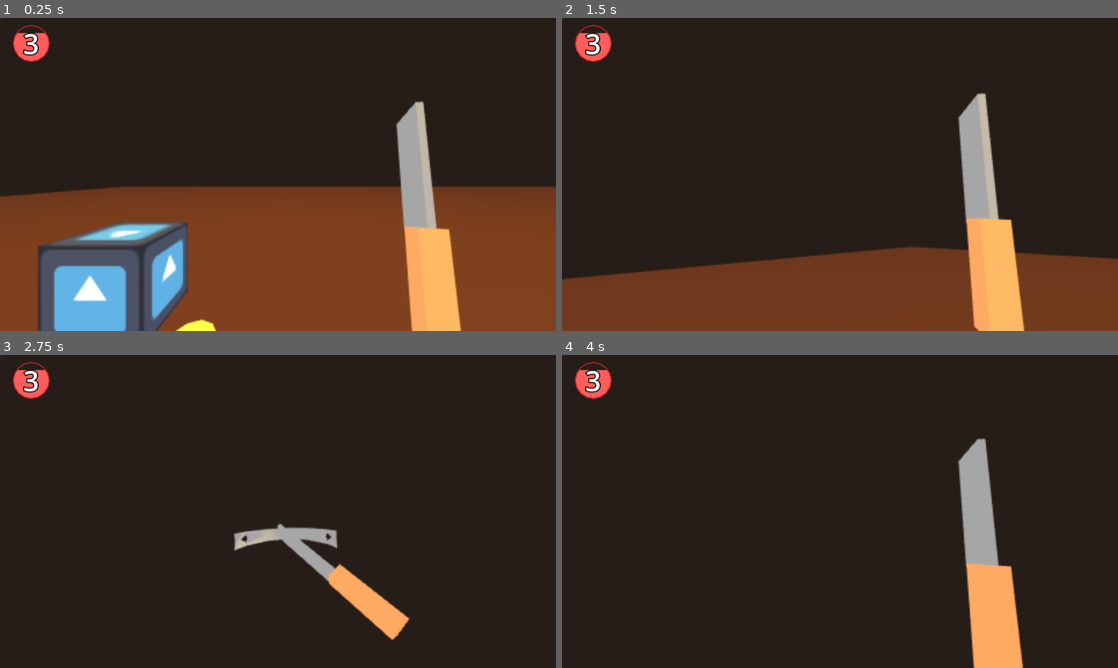
Above: before the commit, frames 1-4 (two rows, left to right).
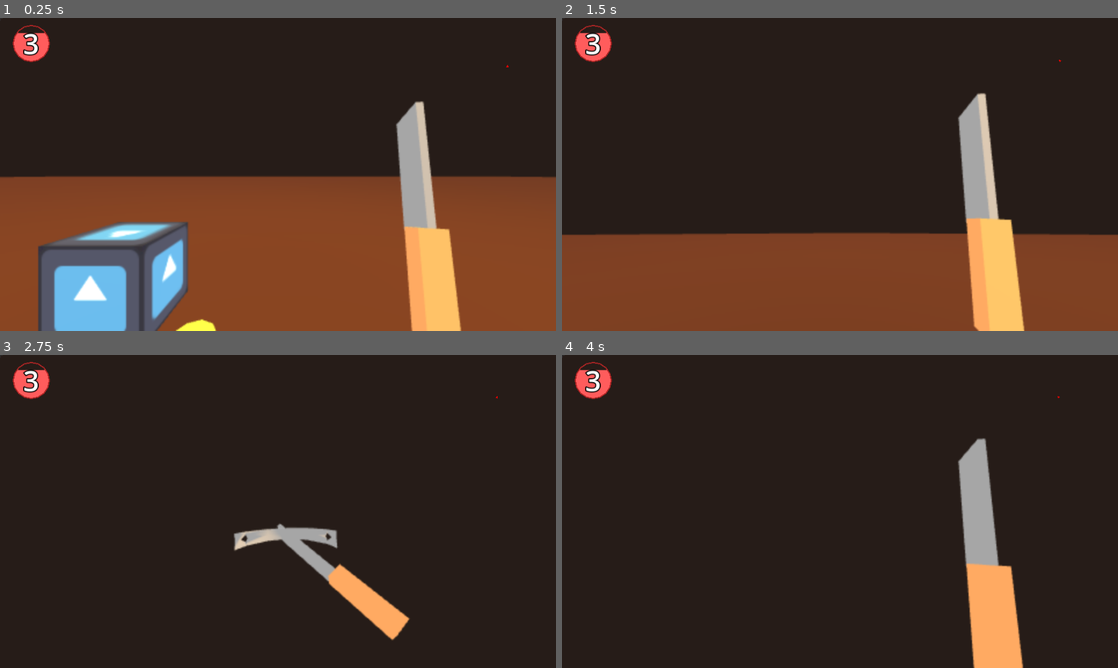
Above: after the commit, the same moments.

Repository: Evan4ik/ROOTCELLAR
Game: Godot game, scene res://scenes/world.tscn
Same seed, same stepped clock (60 frames per second), same inputs: the game is played once before the commit and once after it. The engine's default icon, where the game draws it, is replaced by a stand-in: a white triangle on a blue panel in a dark square.
Inputs (mouse positions are in pixels of both pictures, inside the frame that each line leads up to):
- Up to frame 1 (0.25 s): no input
- Up to frame 2 (1.5 s): tap Enter at 0.5 s; move the mouse to (962, 158) at 0.52 s; press the mouse at (962, 158) at 0.53 s; hold D (right) 0.53-1.28 s; right-click (962, 158) at 0.8 s; move the mouse to (812, 174) at 1.27 s; release the mouse at (812, 174) at 1.28 s; hold Up (ui_up) from 1.28 s (still down); right-click (812, 174) at 1.35 s
- Up to frame 3 (2.75 s): keep holding Up (ui_up); tap E (pickup) at 1.55, 2.1 s; move the mouse to (289, 505) at 2.02 s; press the mouse at (289, 505) at 2.03 s
- Up to frame 4 (4 s): keep holding Up (ui_up); move the mouse to (834, 517) at 2.77 s; release the mouse at (834, 517) at 2.78 s; click (834, 517) at 2.85 s; right-click (834, 517) at 3.05 s; tap Space at 3.5 s; move the mouse to (878, 514) at 3.52 s; hold Right mouse button (grab) from 3.53 s (still down); tap E (pickup) at 3.8 s

The runs differ from the first frame. In frame 1, 4.0% of the frame differs, in the area x 0-100%, y 14-100%; in frame 2, 8.0%, in the area x 0-100%, y 13-84%; in frame 3, less than 0.1%; in frame 4, less than 0.1%.

Commit message:
dungeon basics

Diff:
--- a/project.godot
+++ b/project.godot
@@ -97,6 +97,7 @@
 
 [layer_names]
 
+3d_render/layer_10="dungeonmap"
 3d_physics/layer_1="main"
 3d_physics/layer_2="weapon/enemey"
 
--- a/scenes/brick.tscn
+++ b/scenes/brick.tscn
@@ -1,5 +1,21 @@
-[gd_scene format=3 uid="uid://d2v76qhbbsk7r"]
+[gd_scene load_steps=4 format=3 uid="uid://d2v76qhbbsk7r"]
 
-[node name="brick" type="CSGBox3D"]
-use_collision = true
-size = Vector3(1, 2.53955, 1)
+[sub_resource type="StandardMaterial3D" id="StandardMaterial3D_jurt7"]
+albedo_color = Color(0.31670618, 0.15726607, 0.04588067, 1)
+
+[sub_resource type="BoxMesh" id="BoxMesh_jurt7"]
+
+[sub_resource type="BoxShape3D" id="BoxShape3D_5l4w1"]
+
+[node name="brick" type="StaticBody3D"]
+
+[node name="mesh" type="MeshInstance3D" parent="."]
+transform = Transform3D(1, 0, 0, 0, 1.66, 0, 0, 0, 1, 0, 0, 0)
+layers = 515
+material_override = SubResource("StandardMaterial3D_jurt7")
+mesh = SubResource("BoxMesh_jurt7")
+skeleton = NodePath("")
+
+[node name="coll" type="CollisionShape3D" parent="."]
+transform = Transform3D(0.8, 0, 0, 0, 1.66, 0, 0, 0, 0.8, 0, 0, 0)
+shape = SubResource("BoxShape3D_5l4w1")
--- /dev/null
+++ b/scenes/exit.tscn
@@ -0,0 +1,42 @@
+[gd_scene load_steps=7 format=3 uid="uid://bxx3x5pagmgq8"]
+
+[sub_resource type="StandardMaterial3D" id="StandardMaterial3D_38eme"]
+albedo_color = Color(0.49321133, 0.283146, 0.15254092, 1)
+
+[sub_resource type="BoxMesh" id="BoxMesh_l0aq0"]
+
+[sub_resource type="StandardMaterial3D" id="StandardMaterial3D_uyw7u"]
+
+[sub_resource type="BoxShape3D" id="BoxShape3D_38eme"]
+size = Vector3(1, 0.22988892, 1)
+
+[sub_resource type="StandardMaterial3D" id="StandardMaterial3D_l0aq0"]
+shading_mode = 0
+albedo_color = Color(0, 0.44960213, 1, 1)
+
+[sub_resource type="SphereMesh" id="SphereMesh_uyw7u"]
+
+[node name="exit" type="Node3D"]
+
+[node name="exit" type="MeshInstance3D" parent="."]
+transform = Transform3D(1, 0, 0, 0, 0.06426054, 0, 0, 0, 1, 0, 0, 0)
+material_override = SubResource("StandardMaterial3D_38eme")
+mesh = SubResource("BoxMesh_l0aq0")
+
+[node name="exit2" type="MeshInstance3D" parent="exit"]
+transform = Transform3D(1.032, 0, 0, 0, 0.453, 0, 0, 0, 1.032, 0, 0, 0)
+material_override = SubResource("StandardMaterial3D_uyw7u")
+mesh = SubResource("BoxMesh_l0aq0")
+skeleton = NodePath("../..")
+
+[node name="exitarea" type="Area3D" parent="."]
+
+[node name="CollisionShape3D" type="CollisionShape3D" parent="exitarea"]
+transform = Transform3D(1, 0, 0, 0, 1, 0, 0, 0, 1, 0, 0.035995483, 0)
+shape = SubResource("BoxShape3D_38eme")
+
+[node name="mapmarker" type="MeshInstance3D" parent="."]
+transform = Transform3D(1.0578482, 0, 0, 0, 1.0578482, 0, 0, 0, 1.0578482, 0, 12.320752, 0)
+layers = 512
+material_override = SubResource("StandardMaterial3D_l0aq0")
+mesh = SubResource("SphereMesh_uyw7u")
--- a/scenes/player.tscn
+++ b/scenes/player.tscn
@@ -8,6 +8,12 @@
 [sub_resource type="CapsuleShape3D" id="CapsuleShape3D_g2els"]
 radius = 0.737021
 height = 2.38792
+
+[sub_resource type="StandardMaterial3D" id="StandardMaterial3D_g2els"]
+shading_mode = 0
+albedo_color = Color(1, 0, 0, 1)
+
+[sub_resource type="PrismMesh" id="PrismMesh_g2els"]
 
 [node name="player" type="CharacterBody3D" groups=["player"]]
 script = ExtResource("1_3vyb7")
@@ -32,6 +38,7 @@
 
 [node name="camera" type="Camera3D" parent="cameraviewport/viewport"]
 transform = Transform3D(1, 0, 0, 0, 1, 0, 0, 0, 1, 0, 0.4, 0)
+cull_mask = 1048063
 far = 400.0
 
 [node name="camray" type="RayCast3D" parent="cameraviewport/viewport/camera"]
@@ -55,3 +62,9 @@
 
 [node name="CollisionShape3D" type="CollisionShape3D" parent="player"]
 shape = SubResource("CapsuleShape3D_g2els")
+
+[node name="mapmaker" type="MeshInstance3D" parent="."]
+transform = Transform3D(1.74, 0, 0, 0, -7.6057816e-08, 0.48736838, 0, -1.74, -2.130355e-08, 0, 1.0825157, 0)
+layers = 512
+material_override = SubResource("StandardMaterial3D_g2els")
+mesh = SubResource("PrismMesh_g2els")
--- a/scenes/world.tscn
+++ b/scenes/world.tscn
@@ -15,6 +15,7 @@
 [ext_resource type="PackedScene" uid="uid://cpbebyr1751ug" path="res://scenes/food/bottledwater.tscn" id="13_jhx03"]
 [ext_resource type="PackedScene" uid="uid://dggw0xtnul7do" path="res://scenes/food/potatoe.tscn" id="14_o8fc1"]
 [ext_resource type="PackedScene" uid="uid://brjwm3hyyfqtb" path="res://scenes/food/pumpkin.tscn" id="15_xo05s"]
+[ext_resource type="PackedScene" uid="uid://bxx3x5pagmgq8" path="res://scenes/exit.tscn" id="16_dss4m"]
 
 [sub_resource type="StandardMaterial3D" id="StandardMaterial3D_e3hyu"]
 albedo_color = Color(0.323495, 0.163479, 0.0957959, 1)
@@ -202,6 +203,9 @@
 shadow_offset = Vector2(1, 1)
 anti_aliasing = false
 
+[sub_resource type="ViewportTexture" id="ViewportTexture_dss4m"]
+viewport_path = NodePath("ui/map/viewport")
+
 [node name="World" type="Node3D"]
 
 [node name="player" parent="." instance=ExtResource("1_nnsk1")]
@@ -209,10 +213,10 @@
 hp = 3
 
 [node name="CSGBox3D" type="CSGBox3D" parent="."]
-transform = Transform3D(1, 0, 0, 0, 1, 0, 0, 0, 1, 19.0074, -0.751836, 14.9399)
+transform = Transform3D(2, 0, 0, 0, 1, 0, 0, 0, 2, 0.05299759, -0.751836, 0.15437031)
 material_override = SubResource("StandardMaterial3D_e3hyu")
 use_collision = true
-size = Vector3(73.0851, 0.135, 76.6424)
+size = Vector3(150, 0.135, 150)
 
 [node name="WorldEnvironment" type="WorldEnvironment" parent="."]
 environment = SubResource("Environment_nnsk1")
@@ -392,34 +396,52 @@
 offset_bottom = 67.0
 theme_override_styles/panel = SubResource("StyleBoxFlat_7r4gi")
 
-[node name="foodobj" parent="." instance=ExtResource("9_7r4gi")]
-transform = Transform3D(1, 0, 0, 0, 1, 0, 0, 0, 1, -0.838176, -0.550456, -0.356176)
+[node name="map" type="Sprite2D" parent="ui"]
+position = Vector2(876, 83)
+scale = Vector2(0.295, 0.295)
+texture = SubResource("ViewportTexture_dss4m")
+
+[node name="viewport" type="SubViewport" parent="ui/map"]
+transparent_bg = true
+
+[node name="mapcam" type="Camera3D" parent="ui/map/viewport"]
+transform = Transform3D(1, 0, 0, 0, -4.371139e-08, 1, 0, -1, -4.371139e-08, 0, 10.975813, 0)
+cull_mask = 512
+projection = 1
+size = 62.875
 
 [node name="enemy" parent="." instance=ExtResource("10_w7kh3")]
 transform = Transform3D(1, 0, 0, 0, 1, 0, 0, 0, 1, -1.41479, -0.27058, -2.20718)
 
 [node name="map" type="Node3D" parent="."]
-transform = Transform3D(0.046, 0, 0, 0, 0.03, 0, 0, 0, 0.046, 0, 0, 0)
 script = ExtResource("12_q5onr")
 
-[node name="sprite" type="Sprite3D" parent="map"]
-transform = Transform3D(10, 0, 0, 0, 10, 0, 0, 0, 10, 5.49, 5, 0.651)
-billboard = 1
-
-[node name="OmniLight3D" type="OmniLight3D" parent="map"]
-transform = Transform3D(20, 0, 0, 0, 20, 0, 0, 0, 20, 10.6058, 232.172, 9.75889)
+[node name="foodobj" parent="map" instance=ExtResource("9_7r4gi")]
+transform = Transform3D(1, 0, 0, 0, 1, 0, 0, 0, 1, -0.838176, -0.550456, -0.356176)
+
+[node name="foodobj2" parent="map" instance=ExtResource("12_jhx03")]
+transform = Transform3D(1, 0, 0, 0, 1, 0, 0, 0, 1, -0.661322, -0.464836, -0.631068)
+
+[node name="foodobj3" parent="map" instance=ExtResource("13_jhx03")]
+transform = Transform3D(1, 0, 0, 0, 1, 0, 0, 0, 1, -0.211889, -0.372777, -0.877973)
+
+[node name="foodobj4" parent="map" instance=ExtResource("14_o8fc1")]
+transform = Transform3D(1, 0, 0, 0, 1, 0, 0, 0, 1, -0.48961, -0.48286, -1.4065)
+
+[node name="foodobj5" parent="map" instance=ExtResource("15_xo05s")]
+transform = Transform3D(1, 0, 0, 0, 1, 0, 0, 0, 1, -1.35098, -0.349488, 0.572285)
+
+[node name="exit" parent="map" instance=ExtResource("16_dss4m")]
+
+[node name="OmniLight3D" type="OmniLight3D" parent="."]
+transform = Transform3D(1, 0, 0, 0, 1, 0, 0, 0, 1, 0.4878668, 6.96516, 0.44890895)
 light_color = Color(1, 0.806618, 0.269822, 1)
 light_energy = 7.552
 omni_range = 2163.11
 
-[node name="foodobj2" parent="." instance=ExtResource("12_jhx03")]
-transform = Transform3D(1, 0, 0, 0, 1, 0, 0, 0, 1, -0.661322, -0.464836, -0.631068)
-
-[node name="foodobj3" parent="." instance=ExtResource("13_jhx03")]
-transform = Transform3D(1, 0, 0, 0, 1, 0, 0, 0, 1, -0.211889, -0.372777, -0.877973)
-
-[node name="foodobj4" parent="." instance=ExtResource("14_o8fc1")]
-transform = Transform3D(1, 0, 0, 0, 1, 0, 0, 0, 1, -0.48961, -0.48286, -1.4065)
-
-[node name="foodobj5" parent="." instance=ExtResource("15_xo05s")]
-transform = Transform3D(1, 0, 0, 0, 1, 0, 0, 0, 1, -1.35098, -0.349488, 0.572285)
+[node name="DirectionalLight3D" type="DirectionalLight3D" parent="."]
+transform = Transform3D(0.6388431, -0.33042628, 0.694765, -0.073269315, 0.87283367, 0.48248658, -0.7658403, -0.35913807, 0.5333935, 0.075474024, 1.2778219, 0.022261381)
+light_color = Color(1, 0.79485667, 0.62495375, 1)
+light_energy = 0.625
+light_volumetric_fog_energy = 4.213
+sky_mode = 1
--- a/scripts/mapgen.gd
+++ b/scripts/mapgen.gd
@@ -1,6 +1,7 @@
 extends Node
 
 var brick = preload("res://scenes/brick.tscn")
+var exitInst = preload("res://scenes/exit.tscn")
 
 var noise:FastNoiseLite = FastNoiseLite.new()
 var r:RandomNumberGenerator = RandomNumberGenerator.new()
@@ -8,17 +9,11 @@
 func _ready() -> void:
 	r.randomize()
 
-func _process(delta: float) -> void:
-	if (Input.is_action_just_pressed("grab")):
-		generate()
-	if (Input.is_action_just_pressed("click")):
-		destroy()
-
 func generate() ->void:
 	destroy()
 
 	noise.noise_type = FastNoiseLite.TYPE_PERLIN
-	noise.frequency = 0.075
+	noise.frequency = 0.115
 	noise.fractal_type = FastNoiseLite.FRACTAL_FBM
 	noise.fractal_octaves = 5.0
 
@@ -27,18 +22,15 @@
 	if (size[0] > 150): size[0] = 150
 	if(size[1] > 150): size[1] = 150
 
-	var cutOff:float = 0.075
+	var cutOff:float = 0.05
 
 	noise.seed = r.randf_range(-99900.0, 99900.0)
 
 	var image = noise.get_image(size[0], size[1])
 	var noise_texture = ImageTexture.create_from_image(image)
 
-	$sprite.texture = noise_texture
-
 	var map:Array = []
 	var spawnRegion:Array = [[int(round(size[1] / 2.0) - 1), int(round(size[1] / 2.0)), int(round(size[1] / 2.0) + 1)],  [int(round(size[0] / 2.0) - 1), int(round(size[0] / 2.0)), int(round(size[0] / 2.0) + 1)]]
-
 
 	"""map = [
 		[1,0,0,0,0,0,0,0],
@@ -49,6 +41,7 @@
 	size = [8, 4]"""
 
 	var groups = []
+	var excludeTiles = [spawnRegion.duplicate()]
 
 	for y in range(size[1]):  #generate map and groups
 		map.append([])
@@ -58,7 +51,10 @@
 			var almostEdge = ((y == 1 or y == size[1] - 2) or (x == 1 or x == size[0] - 2)) and r.randi_range(0, 100) > 70
 			var ceilingTile =  (height < cutOff) and !edge and !almostEdge
 
-			if (spawnRegion[0].has(y) and spawnRegion[1].has(x)): ceilingTile = true
+			for eTile in excludeTiles:
+				if !(eTile[0].has(y) and eTile[1].has(x)): continue
+				ceilingTile = true
+				break
 
 			map[y].append(0 if (ceilingTile) else 1)
 			if (!ceilingTile) or (x <= 1 or x >= size[0] - 2) or (y <= 1 or y >= size[1] - 2): continue
@@ -84,7 +80,7 @@
 				groups.append([])
 				groups[idx].append(tile)
 				await get_tree().create_timer(0.01).timeout
-			var neighbours = getNeighbours(tile, [size[0], size[1]], noise, cutOff, groups[idx], spawnRegion)
+			var neighbours = getNeighbours(tile, [size[0], size[1]], noise, cutOff, groups[idx], excludeTiles)
 			groups[idx].append_array(neighbours)
 
 	#merge groups with duplicate elements
@@ -122,7 +118,7 @@
 		i = 1
 		while(i < groups.size()):
 			var connectTo = groups[i]
-			if (connectTo.size() < 2):
+			if (connectTo.size() < 1):
 				i += 1
 				continue
 
@@ -148,8 +144,27 @@
 				j += 1
 			i += 1
 
+	var startIndex = 0 if (groups.size() < 2) else 1
+	var gEx = groups[r.randi_range(startIndex, groups.size() - 1)]
+	var exit = gEx[r.randi_range(0, gEx.size() - 1)]
+	print(exit)
+
+
 	for y in range(size[1]):
 		for x in range(size[0]):
+
+			if (y == round(size[1] / 2) and x == round(size[0] / 2)):
+				get_node("../player").position = Vector3(x, 2.0, y)
+				get_node("../ui/map/viewport/mapcam").global_transform.origin = get_node("../player").position + (Vector3.UP * 15.0)
+
+			if (exit[0] == x and exit[1] == y):
+				var eInst = exitInst.instantiate()
+				self.add_child(eInst)
+
+				eInst.position = Vector3(x, -0.68, y)
+				continue
+
+
 			if (map[y][x] == 0): continue
 
 			var inst = brick.instantiate()
@@ -163,9 +178,9 @@
 
 			#await get_tree().create_timer(0.01).timeout
 
-func destroy() ->void: for child in self.get_children(): if (child is CSGBox3D): child.queue_free()
-
-func getNeighbours(tile:Array , map:Array, noiseMap, cutOff:float, allNeighbours:Array, spawnRegion:Array) -> Array:
+func destroy() ->void: for child in self.get_children(): child.queue_free()
+
+func getNeighbours(tile:Array , map:Array, noiseMap, cutOff:float, allNeighbours:Array, excludeTiles:Array) -> Array:
 
 	tile = tile.duplicate()
 	var neighbours:Array = [].duplicate()
@@ -173,12 +188,21 @@
 	var y = tile[1]
 
 
-	if (x > 1 and !allNeighbours.has([x -1, y]) and (noise.get_noise_2d(x - 1,y) < cutOff or (spawnRegion[0].has(y) and spawnRegion[1].has(x - 1)))) : neighbours.append([x -1, y])
-	if (x < map[0] - 1 and !allNeighbours.has([x + 1, y]) and (noise.get_noise_2d(x + 1,y) < cutOff or (spawnRegion[0].has(y) and spawnRegion[1].has(x + 1))) ): neighbours.append([x + 1, y])
-	if (y > 1 and !allNeighbours.has([x, y - 1]) and (noise.get_noise_2d(x,y - 1) < cutOff or (spawnRegion[0].has(y - 1) and spawnRegion[1].has(x))) ): neighbours.append([x, y - 1])
-	if (y < map[1] - 1 and !allNeighbours.has([x, y + 1]) and (noise.get_noise_2d(x,y + 1) < cutOff or (spawnRegion[0].has(y + 1) and spawnRegion[1].has(x))) ): neighbours.append([x, y + 1])
+	if (x > 1 and !allNeighbours.has([x -1, y]) and (noise.get_noise_2d(x - 1,y) < cutOff or excludeTileCheck([x -1, y], excludeTiles)) )  : neighbours.append([x -1, y])
+	if (x < map[0] - 1 and !allNeighbours.has([x + 1, y]) and (noise.get_noise_2d(x + 1,y) < cutOff or excludeTileCheck([x +1, y], excludeTiles)) ): neighbours.append([x + 1, y])
+	if (y > 1 and !allNeighbours.has([x, y - 1]) and (noise.get_noise_2d(x,y - 1) < cutOff or excludeTileCheck([x, y - 1], excludeTiles)) ): neighbours.append([x, y - 1])
+	if (y < map[1] - 1 and !allNeighbours.has([x, y + 1]) and (noise.get_noise_2d(x,y + 1) < cutOff or excludeTileCheck([x, y + 1], excludeTiles)) ): neighbours.append([x, y + 1])
 
 	return neighbours
+
+func excludeTileCheck(tile:Array, excludeTiles:Array):
+	var x = tile[0]
+	var y= tile[1]
+
+	for eTile in excludeTiles:
+		if !(eTile[0].has(y) and eTile[1].has(x)): continue
+		return true
+	return false
 
 func boreInDirection(tile:Array, map:Array, group:Array, direction:int, mult:int = 1, allGroups:Array = []) -> Array:
 	var tTile = tile.duplicate(true)
--- a/scripts/player.gd
+++ b/scripts/player.gd
@@ -27,6 +27,7 @@
 	if Input.is_action_pressed("down"): velocity += basis.z * speed * delta
 	if Input.is_action_pressed("left"): velocity -= basis.x * speed * delta
 	if Input.is_action_pressed("right"): velocity += basis.x * speed * delta
+	velocity.y -= 1.0
 
 	if Input.is_action_pressed("ui_up"): $cameratar.rotation_degrees.x = clamp($cameratar.rotation_degrees.x + 1.5, -75, 75)
 	if Input.is_action_pressed("ui_down"): $cameratar.rotation_degrees.x = clamp($cameratar.rotation_degrees.x - 1.5, -75, 75)
@@ -159,7 +160,9 @@
 			var target = camray.get_collision_point()
 			doHold(collider.get_parent())
 		elif(!Input.is_action_pressed("grab")): description.showDesc(desc[0], desc[1])
-
+	elif("exitarea" in collider.name):
+		if (Input.is_action_just_pressed("pickup")):
+			get_node("../map").generate()
 	elif(description.visible): unGrab()
 
 func unGrab(): description.hideDesc()
Not shown: 1 places in scenes/player.tscn that only renumber resources
Not shown: 1 places in scenes/world.tscn that only renumber resources
